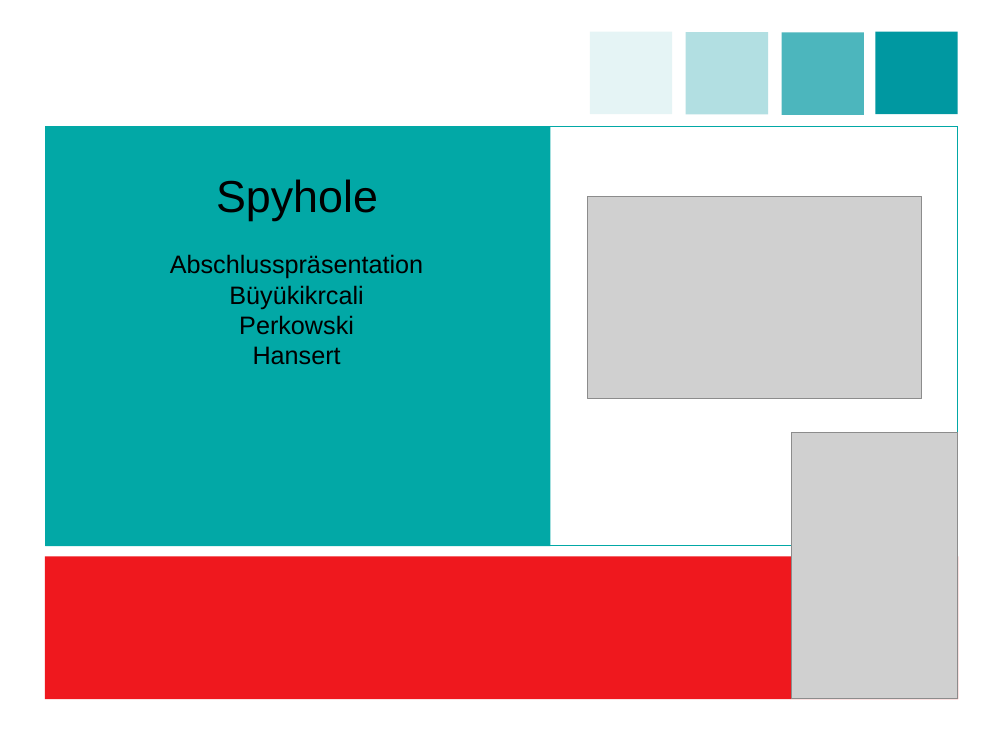
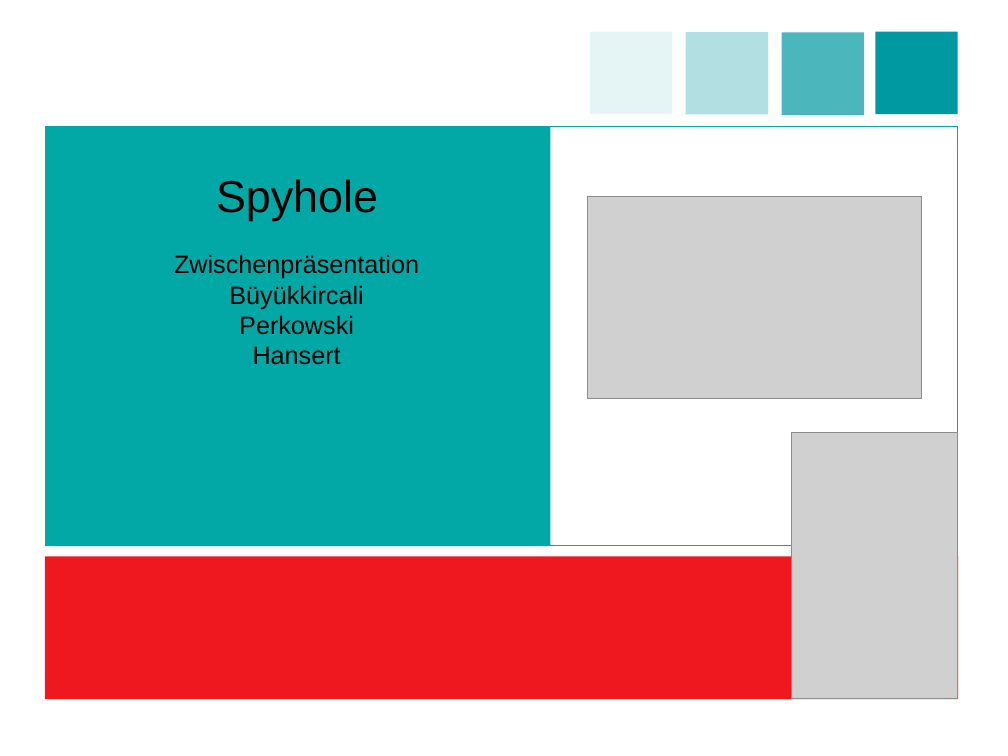
Before and after one commit to matt-han/TuerSpion, a slide deck: slide 1 of Projektpraesentation.ppt. Drawn at 1008x756 pixels with LibreOffice and Linux fonts; fonts in the diff are those of the drawing; grey boxes stand for pictures; background and template pictures are left out. Boxes give left, top, right and bottom in pixels: in the first picture for what was removed or moved away, otherwise in the second. Text is boxed around its words. In the diff, an @@ line names an element or a change of style, - is before the commit and + after.

```diff
--- a/Projektpraesentation.ppt
+++ b/Projektpraesentation.ppt
@@ text at <box>174,254,419,309</box>: text changed @@
-Abschlusspräsentation
-Büyükikrcali
+Zwischenpräsentation
+Büyükkircali
```
Also in this commit, not shown: 19 other slides changed, 2 slides removed.
